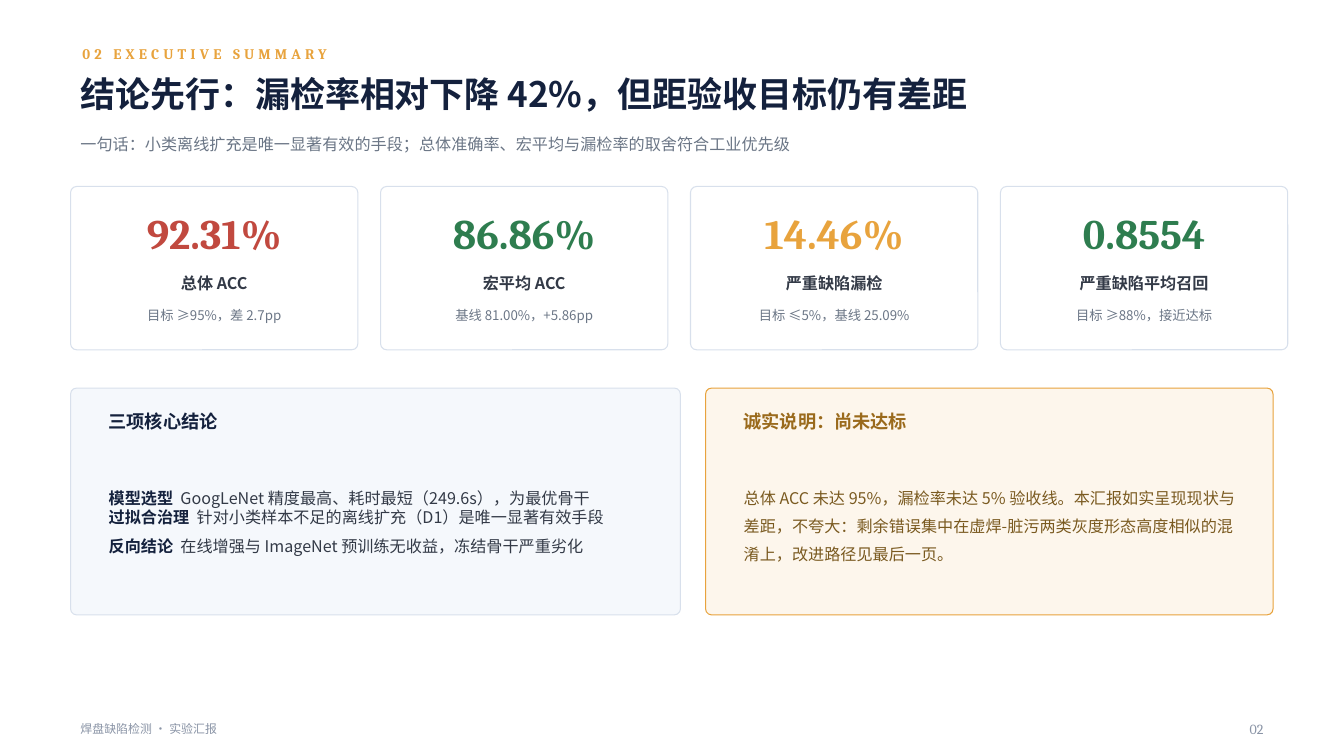
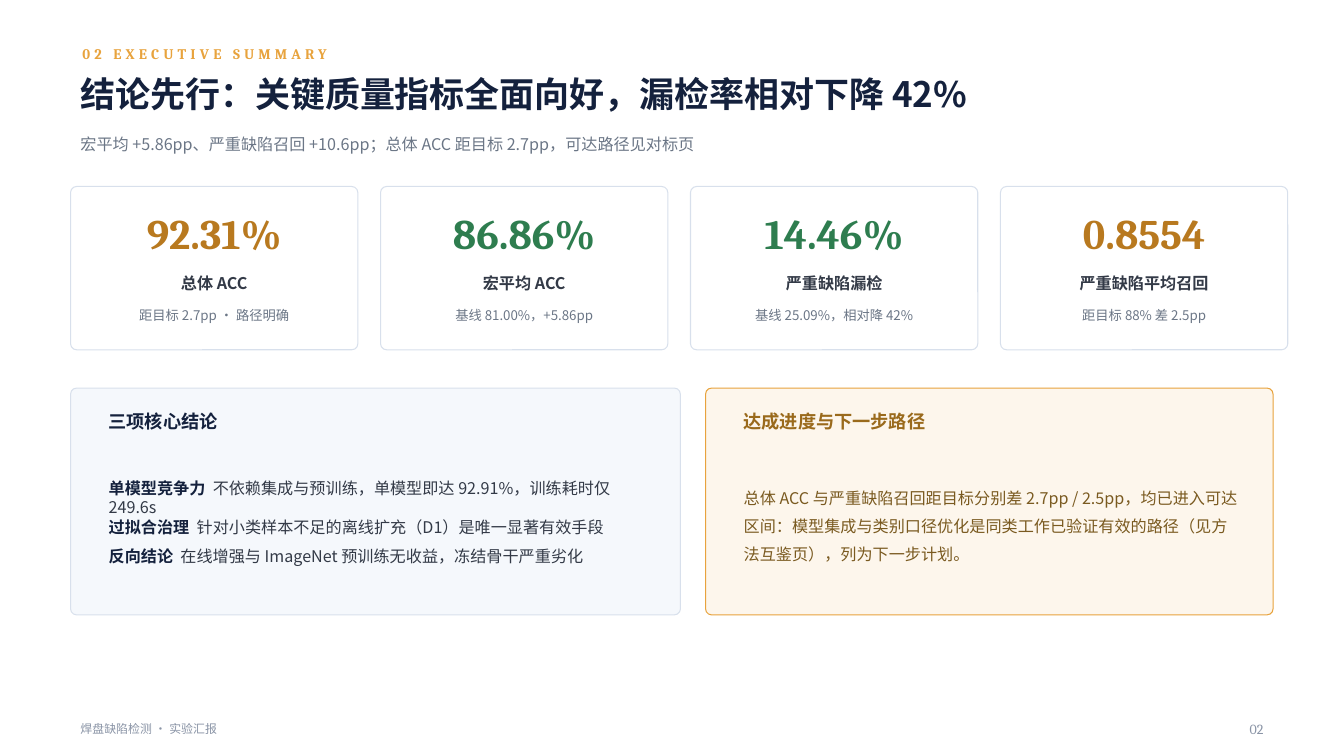
Before and after one commit to hxsyl-hub/hanpan3, a slide deck: slide 2 of docs/焊盘缺陷检测_实验汇报.pptx. Drawn at 1344x756 pixels with LibreOffice and Linux fonts; fonts in the diff are those of the drawing. Boxes give left, top, right and bottom in pixels: in the first picture for what was removed or moved away, otherwise in the second. Text is boxed around its words. In the diff, an @@ line names an element or a change of style, - is before the commit and + after.

Commit message:
docs: 汇报PPT v2 — 增加方法互鉴页, 达成进度框架
- 新增 P11 方法互鉴页: 与两份同期工作比较方法路线与共同发现,
  不做数字排名、不点评他人结果, 仅列各自亮点与可借鉴之处
- P2 结论先行改为红黄绿达成状态, 诚实说明改为达成进度与下一步路径
- P14 结论页未达标改为达成进度与差距, 下一步加入集成路径
- 页数 13 -> 14, 章节编号唯一

```diff
--- a/docs/焊盘缺陷检测_实验汇报.pptx
+++ b/docs/焊盘缺陷检测_实验汇报.pptx
@@ text at [80,77,967,112]: text changed @@
-结论先行：漏检率相对下降 42%，但距验收目标仍有差距
+结论先行：关键质量指标全面向好，漏检率相对下降 42%
@@ text at [80,136,694,154]: text changed @@
-一句话：小类离线扩充是唯一显著有效的手段；总体准确率、宏平均与漏检率的取舍符合工业优先级
+宏平均 +5.86pp、严重缺陷召回 +10.6pp；总体 ACC 距目标 2.7pp，可达路径见对标页
@@ text "92.31%" at [147,220,282,250]: text colour #C1493F to #B8791F @@
@@ text "14.46%" at [765,220,904,250]: text colour #E8A33D to #2E7D4F @@
@@ text "0.8554" at [1083,220,1205,250]: text colour #2E7D4F to #B8791F @@
@@ text at [139,309,289,323]: text changed @@
-目标 ≥95%，差 2.7pp
+距目标 2.7pp · 路径明确
@@ text at [755,309,913,321]: text changed @@
-目标 ≤5%，基线 25.09%
+基线 25.09%，相对降 42%
@@ text at [1082,309,1206,323]: text changed @@
-目标 ≥88%，接近达标
+距目标 88% 差 2.5pp
@@ text at [744,412,926,430]: text changed @@
-诚实说明：尚未达标
+达成进度与下一步路径
@@ text at [109,480,610,566]: text changed @@
-模型选型 GoogLeNet 精度最高、耗时最短（249.6s），为最优骨干
-过拟合治理 针对小类样本不足的离线扩充（D1）是唯一显著有效手段
-反向结论 在线增强与 ImageNet 预训练无收益，冻结骨干严重劣化
+单模型竞争力 不依赖集成与预训练，单模型即达 92.91%，训练耗时仅 249.6s
+过拟合治理 针对小类样本不足的离线扩充（D1）是唯一显著有效手段
+反向结论 在线增强与 ImageNet 预训练无收益，冻结骨干严重劣化
@@ text at [744,490,1237,562]: text changed @@
-总体 ACC 未达 95%，漏检率未达 5% 验收线。本汇报如实呈现现状与差距，不夸大：剩余错误集中在虚焊-脏污两类灰度形态高度相似的混淆上，改进路径见最后一页。
+总体 ACC 与严重缺陷召回距目标分别差 2.7pp / 2.5pp，均已进入可达区间：模型集成与类别口径优化是同类工作已验证有效的路径（见方法互鉴页），列为下一步计划。
```
Also in this commit, not shown: 3 other slides changed, 1 slide added.
